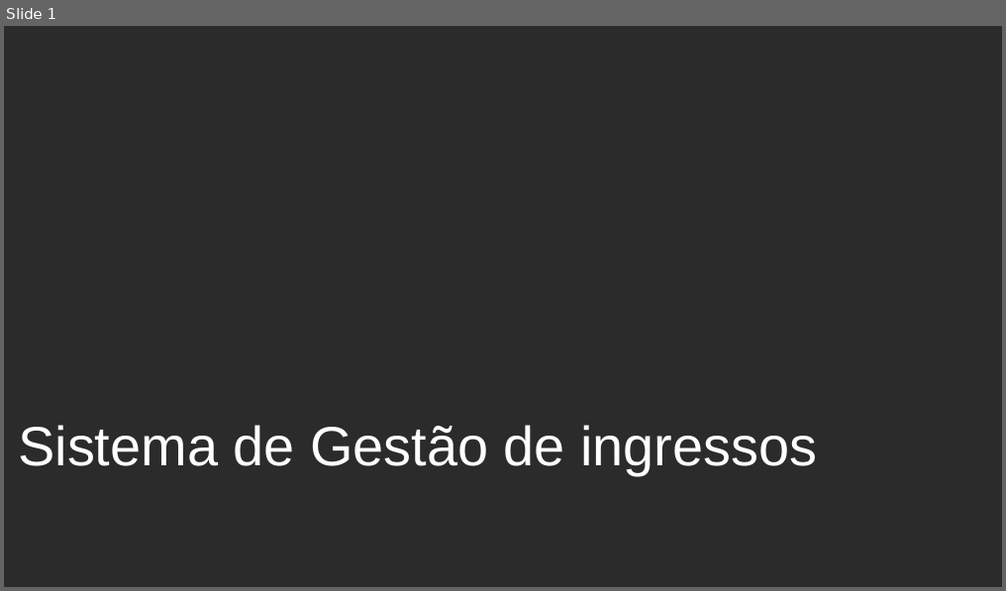
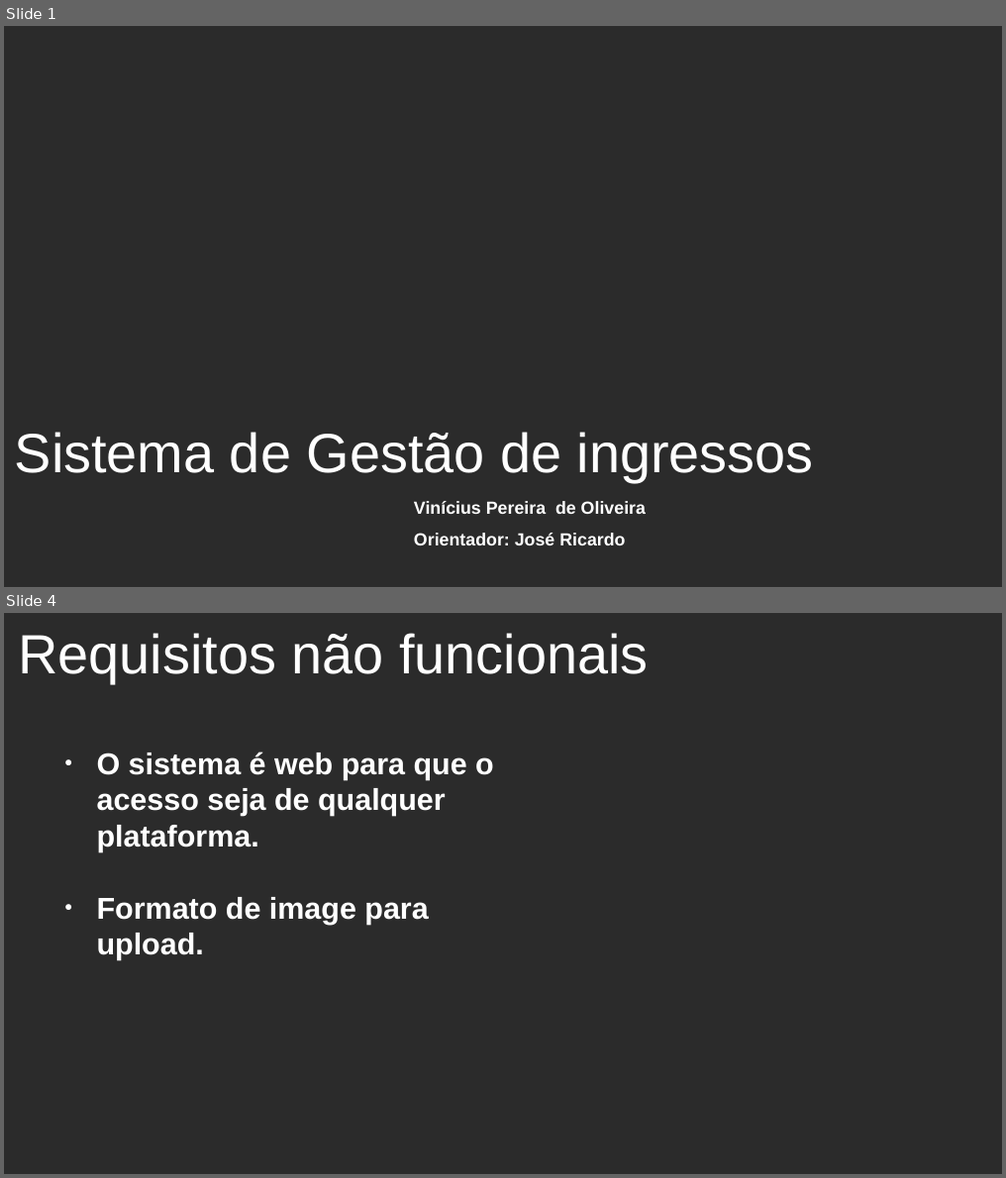
Before and after one commit to viniciusoliverrs/ingresso-online, a slide deck: TCC_slide.odp. Shown one above the other, each under a label of ours: slide 1 before the commit, slides 1 and 4 after it; the slides between them are not shown. The pictures are 1006x591 and 1006x1178 pixels, drawn with LibreOffice and Linux fonts; fonts in the diff are those of the drawing; background and template pictures are left out; a plain dark background stands for a picture behind light text. Boxes give left, top, right and bottom in pixels: in the first picture for what was removed or moved away, otherwise in the second. Text is boxed around its words. In the diff, an @@ line names an element or a change of style, - is before the commit and + after.

```diff
--- a/TCC_slide.odp
+++ b/TCC_slide.odp
@@ slide 4 added at <box>4,613,1002,1174</box>, background picture (left out) @@
@@ title added at <box>18,633,648,683</box>, 44 pt, text #FFFFFF @@
+Requisitos não funcionais
@@ text added at <box>97,752,494,960</box>, 24 pt, text #FFFFFF, bold @@
+● O sistema é web para que o acesso seja de qualquer plataforma.
+● Formato de image para upload.
@@ slide 1 changed as well @@
@@ title "Sistema de Gestão de ingressos": place and size @@
-title "Sistema de Gestão de ingressos" at <box>18,425,817,474</box>
+title "Sistema de Gestão de ingressos" at <box>15,432,814,482</box>
@@ title added at <box>414,501,646,514</box>, 14 pt, text #FFFFFF, bold @@
+Vinícius Pereira de Oliveira
@@ title added at <box>414,533,625,546</box>, 14 pt, text #FFFFFF, bold @@
+Orientador: José Ricardo
```
Also in this commit, not shown: 4 other slides added, 2 slides removed, 10 other files.
